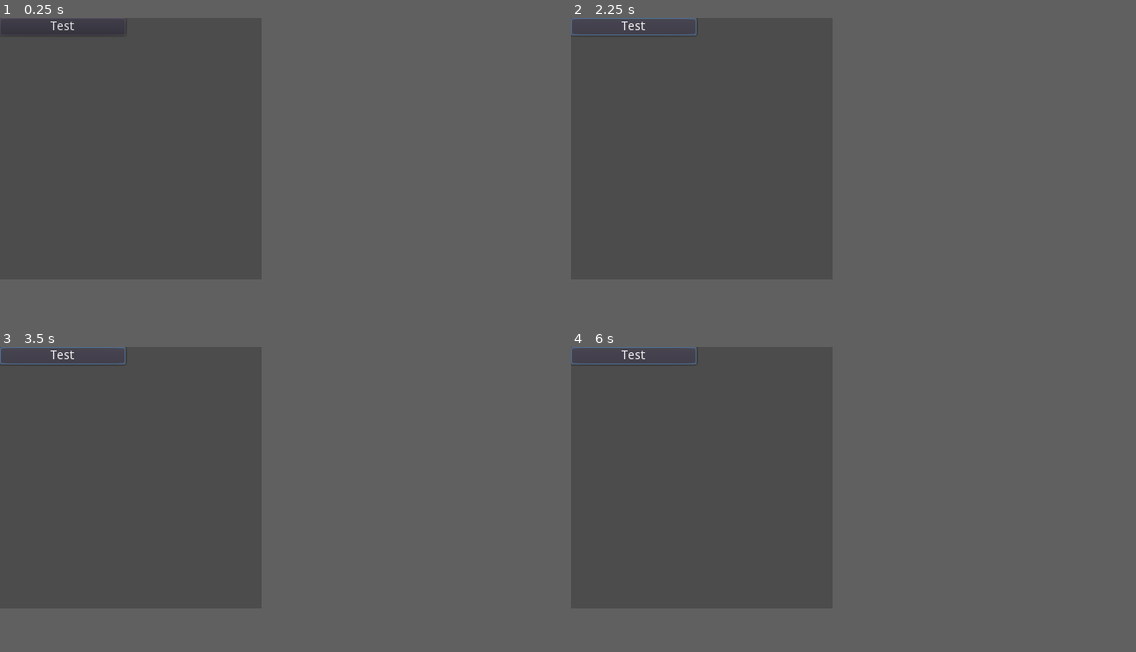
Above: before the commit, frames 1-4 (two rows, left to right).
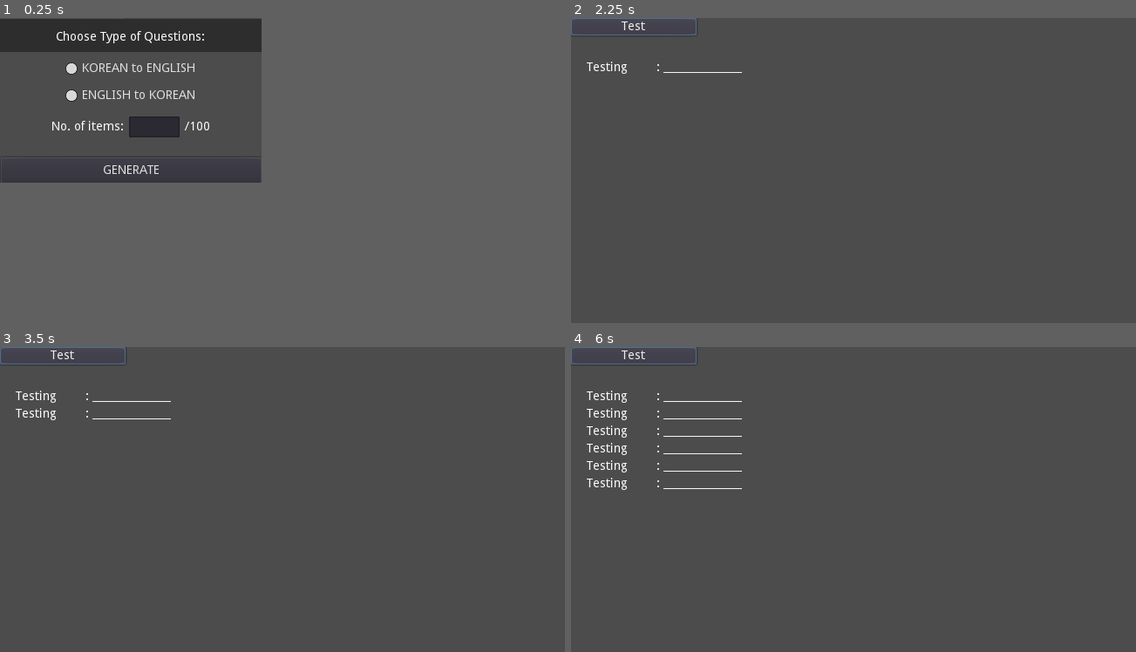
Above: after the commit, the same moments.

Repository: mamarilmanson/korean
Game: Godot game, scene res://MainWindow.tscn
The game is run twice, just before and just after one commit, with the same random seed, the same clock (stepped at 60 frames per second) and the same inputs.
Inputs (mouse positions are in pixels of both pictures, inside the frame that each line leads up to):
- Up to frame 1 (0.25 s): no input
- Up to frame 2 (2.25 s): click "Test" at 0.5 s; click (700, 258) at 1.25 s, where only the run after the commit has a clickable "GENERATE"; click "Test" at 2 s
- Up to frame 3 (3.5 s): click "Test" at 2.75 s
- Up to frame 4 (6 s): tap Enter at 3.5, 5 s; tap Space at 4.25, 5.75 s
In our replay, in frame 1 the window is 300x300 before the commit and 300x189 after it. These sizes can differ from the game's own. Grey fills any space a smaller window leaves; there, only what the larger window draws over its background counts as a difference.

The runs differ from the first frame. In frame 1, 5.8% of the frame differs, in the area x 0-47%, y 0-54%; in frame 2, 0.1%; in frame 3, 0.3%; in frame 4, 0.8%.
Error before the commit: Invalid type in function 'add_child' in base 'VBoxContainer'. The Object-derived class of argument 1 (PackedScene) is not a subclass of the expected argument c…

Commit message:
update 11-18-2020 12:51PM

Diff:
--- a/MainWindow.gd
+++ b/MainWindow.gd
@@ -1,9 +1,4 @@
 extends Control
-
-
-# Declare member variables here. Examples:
-# var a = 2
-# var b = "text"
 
 var verb = [
 	["go", "가다"],
@@ -108,12 +103,10 @@
 	["stir", "휘젓다"],
 ]
 
-var TestLabel
-
 # Called when the node enters the scene tree for the first time.
 func _ready():
-	TestLabel = load("res://TestLabel.tscn")
 	$MenuWindow/ItemLimit.set_text("/" + str(verb.size()))
+	OS.set_window_size($MenuWindow.get_size())
 	pass # Replace with function body.
 
 # Called every frame. 'delta' is the elapsed time since the previous frame.
@@ -128,8 +121,10 @@
 	elif($MenuWindow/Options/engtokor.pressed):
 		print($MenuWindow/NumberOfItems.get_text() + "ENG")
 
-	OS.set_window_size(Vector2(500, 500))
+
+	OS.set_window_size($QuizWindow.get_size())
 	$MenuWindow.hide()
+	RepositionWindow()
 #	$WindowDialog.show()
 	pass # Replace with function body.
 
@@ -137,5 +132,23 @@
 
 
 func _on_TestButton_button_up():
-	$QuizWindow/ScrollContainer/VBoxContainer.add_child(TestLabel)
+	#Loading Template Item Child
+	var loadScene = preload("res://TestLabel.tscn").instance()
+
+	#Putting child on scene
+
+	loadScene.get_child(0).set_text("Testing")
+	$QuizWindow/ScrollContainer/VBoxContainer.add_child(loadScene)
+
+
+
 	pass # Replace with function body.
+
+
+func RepositionWindow():
+	var WinPos = OS.get_window_position()
+	var AppSize = OS.get_window_size()
+
+	print(WinPos)
+	print(AppSize)
+	pass
--- a/MainWindow.tscn
+++ b/MainWindow.tscn
@@ -13,19 +13,8 @@
 }
 
 [node name="QuizWindow" type="Control" parent="."]
-anchor_right = 1.667
-anchor_bottom = 1.657
-margin_right = -0.100006
-margin_bottom = -0.100006
-__meta__ = {
-"_edit_use_anchors_": false
-}
-
-[node name="ChildNode" type="Control" parent="QuizWindow"]
-margin_left = 10.0
-margin_top = 111.0
-margin_right = 240.0
-margin_bottom = 111.0
+anchor_right = 2.163
+anchor_bottom = 1.857
 __meta__ = {
 "_edit_use_anchors_": false
 }
@@ -39,87 +28,88 @@
 }
 
 [node name="ScrollContainer" type="ScrollContainer" parent="QuizWindow"]
-margin_left = 11.5559
-margin_top = 47.0945
-margin_right = 289.556
-margin_bottom = 180.094
+margin_left = 12.0
+margin_top = 47.0
+margin_right = 617.0
+margin_bottom = 516.0
 __meta__ = {
 "_edit_use_anchors_": false
 }
 
 [node name="VBoxContainer" type="VBoxContainer" parent="QuizWindow/ScrollContainer"]
+custom_constants/separation = 20
+alignment = 2
 __meta__ = {
 "_edit_use_anchors_": false
 }
 
 [node name="MenuWindow" type="Control" parent="."]
-visible = false
 anchor_right = 1.0
-anchor_bottom = 1.0
+anchor_bottom = 0.63
 __meta__ = {
 "_edit_use_anchors_": true
 }
 
+[node name="ColorRect" type="ColorRect" parent="MenuWindow"]
+margin_top = 1.0
+margin_right = 301.0
+margin_bottom = 39.0
+color = Color( 0.180392, 0.180392, 0.180392, 1 )
+__meta__ = {
+"_edit_use_anchors_": false
+}
+
 [node name="MainTitle" type="Label" parent="MenuWindow"]
-margin_top = 60.0
+margin_top = 15.4773
 margin_right = 300.0
-margin_bottom = 87.0
+margin_bottom = 42.4773
 text = "Choose Type of Questions:"
 align = 1
 __meta__ = {
 "_edit_use_anchors_": false
 }
 
+[node name="ItemLimit" type="Label" parent="MenuWindow"]
+margin_left = 212.0
+margin_top = 118.0
+margin_right = 260.0
+margin_bottom = 140.0
+text = "xx"
+__meta__ = {
+"_edit_use_anchors_": false
+}
+
 [node name="Label" type="Label" parent="MenuWindow"]
-margin_left = 56.428
-margin_top = 156.705
-margin_right = 160.428
-margin_bottom = 178.705
+margin_left = 59.428
+margin_top = 117.705
+margin_right = 163.428
+margin_bottom = 139.705
 text = "No. of items:"
 __meta__ = {
 "_edit_use_anchors_": false
 }
 
-[node name="ItemLimit" type="Label" parent="MenuWindow"]
-margin_left = 209.0
-margin_top = 157.0
-margin_right = 257.0
-margin_bottom = 179.0
-text = "xx"
-__meta__ = {
-"_edit_use_anchors_": false
-}
-
 [node name="NumberOfItems" type="LineEdit" parent="MenuWindow"]
-margin_left = 145.0
-margin_top = 152.0
-margin_right = 203.0
-margin_bottom = 176.0
-__meta__ = {
-"_edit_use_anchors_": false
-}
-
-[node name="GenerateButton" type="Button" parent="MenuWindow"]
-margin_left = 88.5615
-margin_top = 198.683
-margin_right = 203.562
-margin_bottom = 228.683
-text = "GENERATE"
+margin_left = 148.0
+margin_top = 113.0
+margin_right = 206.0
+margin_bottom = 137.0
 __meta__ = {
 "_edit_use_anchors_": false
 }
 
 [node name="Options" type="Control" parent="MenuWindow"]
-margin_top = 58.0
+margin_top = 34.0
 margin_right = 300.0
-margin_bottom = 156.0
+margin_bottom = 132.0
 __meta__ = {
 "_edit_use_anchors_": false
 }
 
 [node name="kortoeng" type="CheckBox" parent="MenuWindow/Options"]
+anchor_top = -0.173469
 anchor_right = 1.0
-anchor_bottom = 1.0
+anchor_bottom = 0.826531
 margin_left = 69.5874
 margin_top = 24.312
 margin_right = -40.4126
@@ -131,9 +121,9 @@
 }
 
 [node name="engtokor" type="CheckBox" parent="MenuWindow/Options"]
-anchor_top = 0.5
+anchor_top = 0.326531
 anchor_right = 1.0
-anchor_bottom = 0.5
+anchor_bottom = 0.326531
 margin_left = 69.5874
 margin_top = 5.7176
 margin_right = -40.4126
@@ -142,6 +132,16 @@
 text = "ENGLISH to KOREAN"
 __meta__ = {
 "_edit_use_anchors_": true
+}
+
+[node name="GenerateButton" type="Button" parent="MenuWindow"]
+margin_left = 1.0
+margin_top = 160.0
+margin_right = 300.0
+margin_bottom = 190.0
+text = "GENERATE"
+__meta__ = {
+"_edit_use_anchors_": false
 }
 
 [node name="WindowDialog" type="WindowDialog" parent="."]
--- a/TestLabel.tscn
+++ b/TestLabel.tscn
@@ -1,9 +1,27 @@
 [gd_scene format=2]
 
-[node name="Label" type="Label"]
-margin_right = 40.0
-margin_bottom = 14.0
-text = "hello"
+[node name="TestLabel" type="Control"]
+anchor_right = 1.0
+anchor_bottom = 1.0
 __meta__ = {
 "_edit_use_anchors_": false
 }
+
+[node name="QuizLabel" type="Label" parent="."]
+margin_left = 6.2363
+margin_top = 3.11815
+margin_right = 75.2363
+margin_bottom = 21.1181
+__meta__ = {
+"_edit_use_anchors_": false
+}
+
+[node name="Label2" type="Label" parent="."]
+margin_left = 86.2363
+margin_top = 3.11815
+margin_right = 155.236
+margin_bottom = 21.1181
+text = ": _______________"
+__meta__ = {
+"_edit_use_anchors_": false
+}
